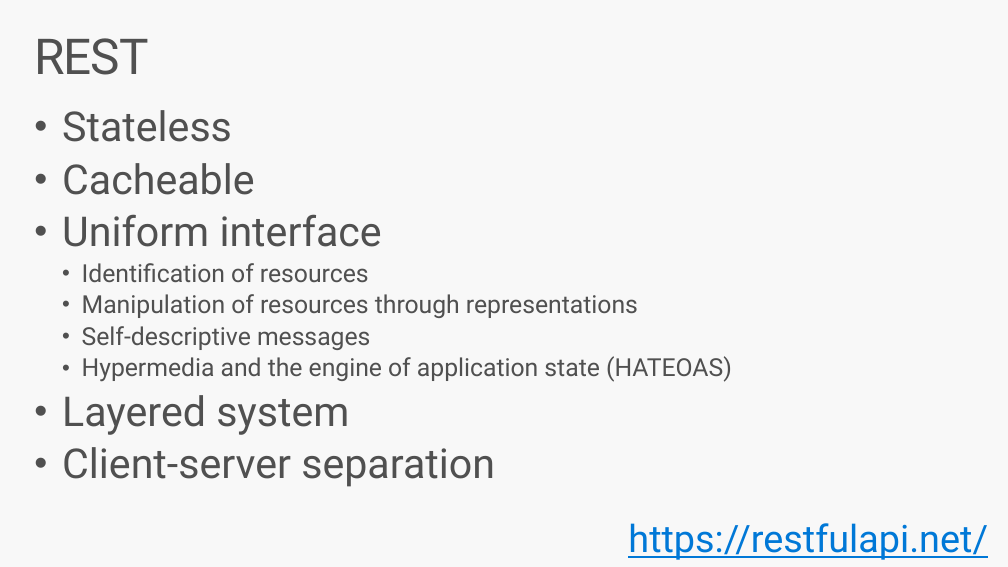
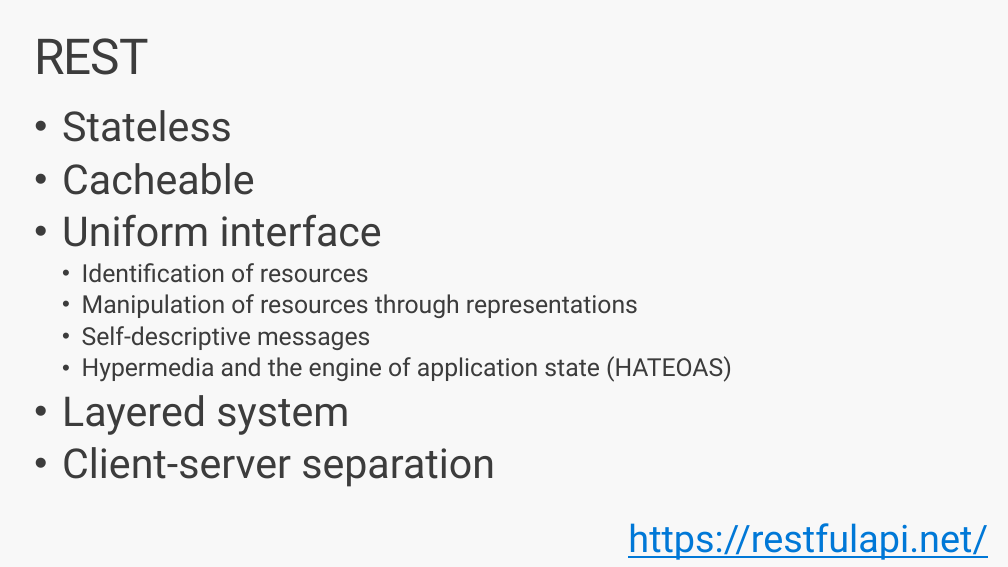
Before and after one commit to jlamch/.net-core, a slide deck: slide 3 of 2.rest-api-introduction.pptx. Drawn at 1008x567 pixels with LibreOffice and Linux fonts; fonts in the diff are those of the drawing. Boxes give left, top, right and bottom in pixels: in the first picture for what was removed or moved away, otherwise in the second. Text is boxed around its words. In the diff, an @@ line names an element or a change of style, - is before the commit and + after.

```diff
--- a/2.rest-api-introduction.pptx
+++ b/2.rest-api-introduction.pptx
@@ title "REST" at (34,38,148,75): text colour #505050 to #3C3C3C @@
@@ text "Stateless" at (62,110,732,487): text colour #505050 to #3C3C3C @@
```
Also in this commit, not shown: 7 other slides changed, 10 slides added, 2 other files.
